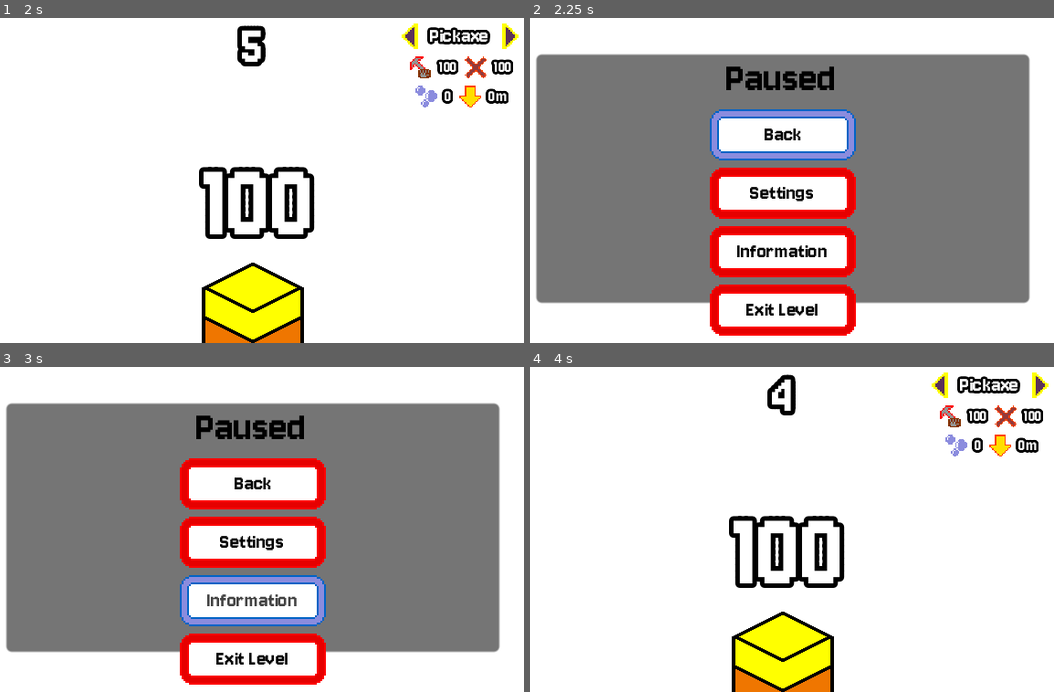
Above: before the commit, frames 1-4 (two rows, left to right).
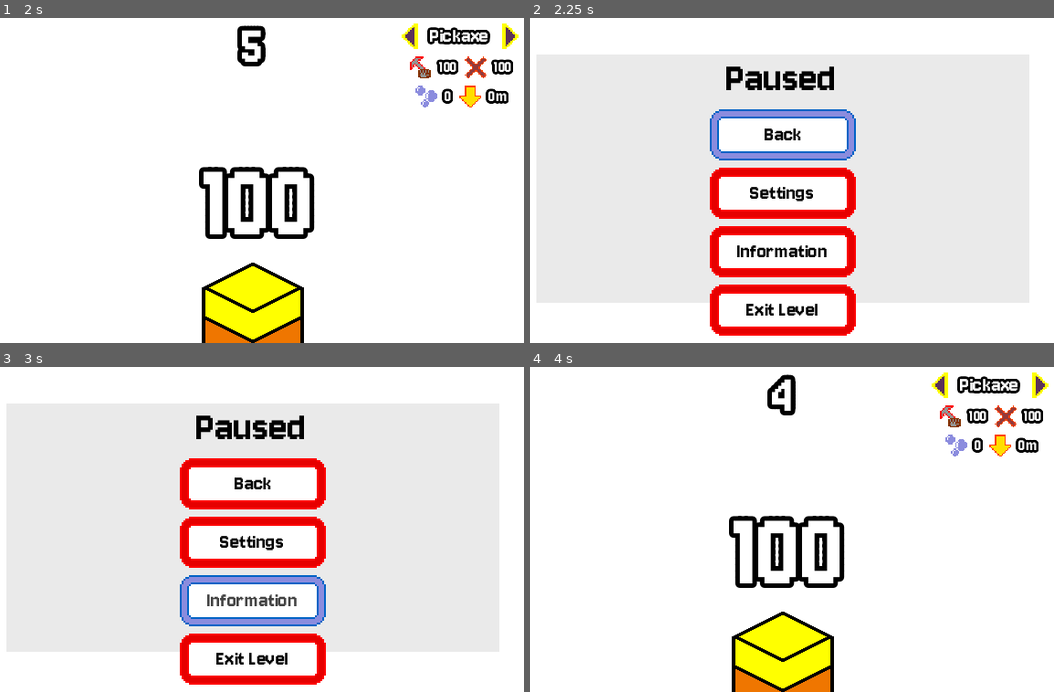
Above: after the commit, the same moments.

Repository: tfcb93/block-in-bits
Game: Godot game, scene res://Scenes/game.tscn
The game is run twice, just before and just after one commit, with the same random seed, the same clock (stepped at 60 frames per second) and the same inputs.
Inputs:
- Up to frame 1 (2 s): tap Enter (start) at 0.5 s; hold Right (right) 0.53-1.25 s; hold Z (action) 0.53-1.25 s; click "Endless" at 1.25 s
- Up to frame 2 (2.25 s): tap Enter (start) at 2 s; hold Left (left) from 2.03 s (still down); tap X (secondary) at 2.1 s
- Up to frame 3 (3 s): release Left (left) at 2.75 s; click "Information" at 2.75 s
- Up to frame 4 (4 s): click "Back" at 3.5 s

Frame 1 is identical in both runs. In frame 2, 57% of the frame differs, in the area x 1-96%, y 10-88%; in frame 3, 57%; in frame 4, nothing differs.

Commit message:
Implements game over screen

Diff:
--- a/Resources/blocks_in_bits_theme.tres
+++ b/Resources/blocks_in_bits_theme.tres
@@ -42,6 +42,9 @@
 texture_margin_right = 7.0
 texture_margin_bottom = 7.0
 
+[sub_resource type="StyleBoxFlat" id="StyleBoxFlat_n4tmv"]
+bg_color = Color(0.756863, 0.756863, 0.756863, 0.34902)
+
 [resource]
 Button/colors/font_color = Color(0, 0, 0, 1)
 Button/colors/font_disabled_color = Color(0.396889, 0.396889, 0.396889, 1)
@@ -57,3 +60,4 @@
 Button/styles/hover = SubResource("StyleBoxTexture_6vg1h")
 Button/styles/normal = SubResource("StyleBoxTexture_ks05w")
 Button/styles/pressed = SubResource("StyleBoxTexture_iwrgo")
+Panel/styles/panel = SubResource("StyleBoxFlat_n4tmv")
--- /dev/null
+++ b/Scenes/game_over.tscn
@@ -0,0 +1,73 @@
+[gd_scene load_steps=4 format=3 uid="uid://dvkb15du2ebem"]
+
+[ext_resource type="Script" path="res://Scripts/game_over.gd" id="1_cwqne"]
+[ext_resource type="LabelSettings" uid="uid://clji31jb7p4ew" path="res://Resources/big_text_label.tres" id="1_xe3c3"]
+[ext_resource type="LabelSettings" uid="uid://cnpd02d1dmt6i" path="res://Resources/normal_text_label.tres" id="2_gleil"]
+
+[node name="Game Over" type="Node2D"]
+script = ExtResource("1_cwqne")
+
+[node name="interface" type="CanvasLayer" parent="."]
+unique_name_in_owner = true
+
+[node name="Panel" type="Panel" parent="interface"]
+anchors_preset = 8
+anchor_left = 0.5
+anchor_top = 0.5
+anchor_right = 0.5
+anchor_bottom = 0.5
+offset_left = -120.0
+offset_top = -64.0
+offset_right = 120.0
+offset_bottom = 64.0
+grow_horizontal = 2
+grow_vertical = 2
+
+[node name="VBoxContainer" type="VBoxContainer" parent="interface/Panel"]
+layout_mode = 1
+anchors_preset = 8
+anchor_left = 0.5
+anchor_top = 0.5
+anchor_right = 0.5
+anchor_bottom = 0.5
+offset_left = -45.0
+offset_top = -43.0
+offset_right = 45.0
+offset_bottom = 43.0
+grow_horizontal = 2
+grow_vertical = 2
+
+[node name="intf_title" type="Label" parent="interface/Panel/VBoxContainer"]
+layout_mode = 2
+text = "Game Over"
+label_settings = ExtResource("1_xe3c3")
+horizontal_alignment = 1
+
+[node name="intf_points" type="Label" parent="interface/Panel/VBoxContainer"]
+unique_name_in_owner = true
+layout_mode = 2
+text = "00 points"
+label_settings = ExtResource("2_gleil")
+horizontal_alignment = 1
+
+[node name="intf_depth" type="Label" parent="interface/Panel/VBoxContainer"]
+unique_name_in_owner = true
+layout_mode = 2
+text = "00 depth"
+label_settings = ExtResource("2_gleil")
+horizontal_alignment = 1
+
+[node name="intf_total_time" type="Label" parent="interface/Panel/VBoxContainer"]
+unique_name_in_owner = true
+layout_mode = 2
+text = "00 seconds"
+label_settings = ExtResource("2_gleil")
+horizontal_alignment = 1
+
+[node name="btn_exit" type="Button" parent="interface/Panel/VBoxContainer"]
+unique_name_in_owner = true
+layout_mode = 2
+text = "Exit
+"
+
+[connection signal="pressed" from="interface/Panel/VBoxContainer/btn_exit" to="." method="_on_btn_exit_pressed"]
--- a/Scenes/level.tscn
+++ b/Scenes/level.tscn
@@ -1,10 +1,11 @@
-[gd_scene load_steps=6 format=3 uid="uid://xvjacwyfgsyp"]
+[gd_scene load_steps=7 format=3 uid="uid://xvjacwyfgsyp"]
 
 [ext_resource type="Script" path="res://Scripts/level.gd" id="1_vegkm"]
 [ext_resource type="PackedScene" uid="uid://e5naf2jx66xg" path="res://Scenes/player.tscn" id="2_jowxf"]
 [ext_resource type="LabelSettings" uid="uid://bok32iv7qpijf" path="res://Resources/timer_number_label_settings.tres" id="2_k4bnx"]
 [ext_resource type="PackedScene" uid="uid://bn2ew8s72tfs0" path="res://Scenes/shop.tscn" id="4_kfj0a"]
 [ext_resource type="PackedScene" uid="uid://cuexpb3pghlwj" path="res://Scenes/block_pile.tscn" id="5_tawtn"]
+[ext_resource type="PackedScene" uid="uid://dvkb15du2ebem" path="res://Scenes/game_over.tscn" id="6_0ftpm"]
 
 [node name="Level" type="Node2D"]
 process_mode = 1
@@ -39,6 +40,8 @@
 
 [node name="Shop" parent="." instance=ExtResource("4_kfj0a")]
 
+[node name="Game Over" parent="." instance=ExtResource("6_0ftpm")]
+
 [node name="countdown" type="Timer" parent="."]
 unique_name_in_owner = true
 
--- /dev/null
+++ b/Scripts/game_over.gd
@@ -0,0 +1,17 @@
+extends Node2D;
+
+
+func _ready() -> void:
+	%interface.visible = false;
+
+	Events.connect("game_over", _on_game_over);
+
+func _on_game_over(points: int, depth: int, playtime: float) -> void:
+	%interface.visible = true;
+	%intf_points.text = str(points) + " points";
+	%intf_depth.text = str(depth) + " meters";
+	%intf_total_time.text = str(roundi(playtime)) + " seconds";
+
+func _on_btn_exit_pressed() -> void:
+	%interface.visible = false;
+	Events.emit_signal("exit_level");
--- a/Scripts/level.gd
+++ b/Scripts/level.gd
@@ -62,6 +62,6 @@
 	if (level_countdown <= 0):
 		%countdown.stop();
 		is_game_finished = true;
-		print(level_playtime);
-		Events.emit_signal("game_over");
+		block_pile.hide_interface();
+		Events.emit_signal("game_over", player.points, block_pile.actual_depth, level_playtime);
 	update_timer();
--- a/Scripts/shop.gd
+++ b/Scripts/shop.gd
@@ -1,6 +1,6 @@
 extends Node2D;
 
-var prices := {"time_10": 1, "time_20": 2000};
+var prices := {"time_10": 1000, "time_20": 2000};
 var actual_upgrade_index = 1;
 var actual_upgrade_price = 0;
 
Not shown: 1 places in Resources/blocks_in_bits_theme.tres that only renumber resources
